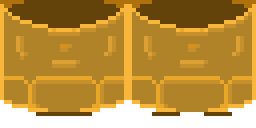
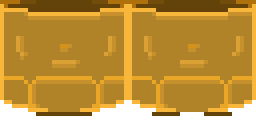
Before/after of a (256, 128) layered artwork. What changed in the layer stack:
painted on "Open" over [left=136, top=0, right=248, bottom=36]
painted on "Closed" over [left=8, top=0, right=120, bottom=36]
